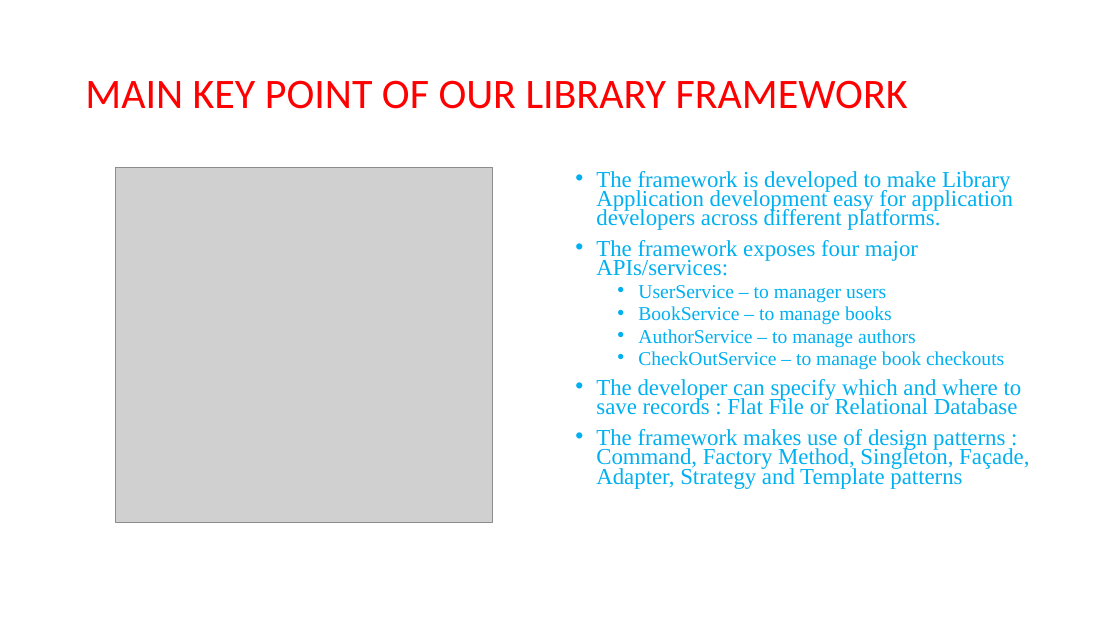
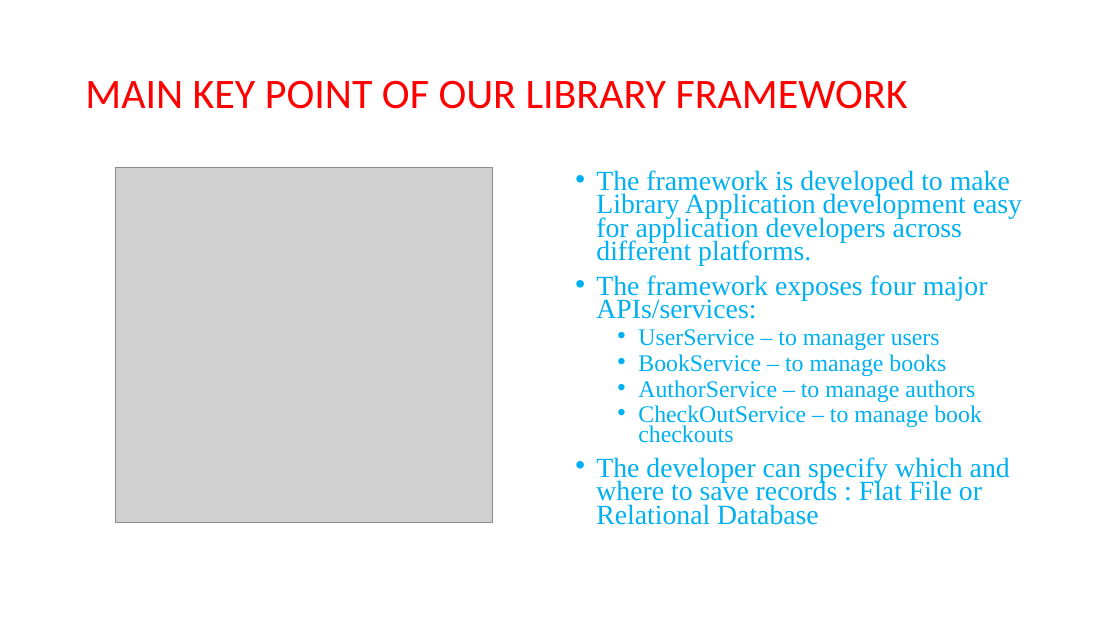
Before and after one commit to asdprojectlibrary/FrameworkLibraryProject, a slide deck: slide 6 of New Microsoft PowerPoint Presentation1.pptx. Drawn at 1120x630 pixels with LibreOffice and Linux fonts; fonts in the diff are those of the drawing; grey boxes stand for pictures. Boxes give left, top, right and bottom in pixels: in the first picture for what was removed or moved away, otherwise in the second. Text is boxed around its words. In the diff, an @@ line names an element or a change of style, - is before the commit and + after.

```diff
--- a/New Microsoft PowerPoint Presentation1.pptx
+++ b/New Microsoft PowerPoint Presentation1.pptx
@@ text "The framework is developed to ..." at bbox=[596, 170, 1022, 525]: size 19.6 to 23.8 pt in "The framework is developed to make Library ...", "The framework exposes four major APIs/services:", "The developer can specify which and where ..."; size 16.8 to 20.4 pt in "UserService – to manager users", "BookService – to manage books", "AuthorService – to manage authors", "CheckOutService – to manage book checkouts" @@
@@ text at bbox=[596, 429, 1029, 489]: paragraph removed @@
-• The framework makes use of design patterns : Command, Factory Method, Singleton, Façade, Adapter, Strategy and Template patterns
```
Also in this commit, not shown: 10 other slides changed, 2 slides added, 2 slides removed.
